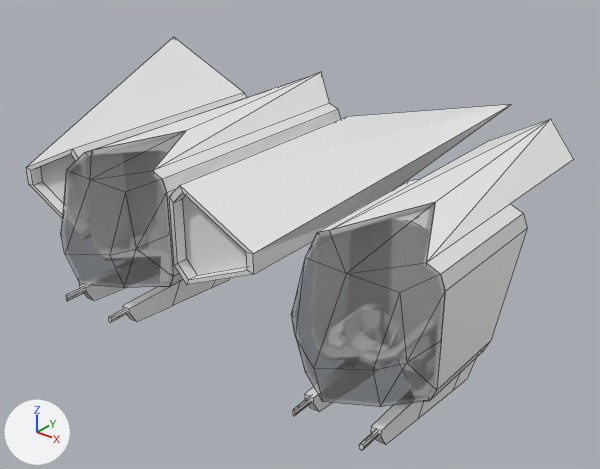
Renders of the Blender file nave.blend from each side of a commit.
One viewpoint serves both versions: a 50 mm lens placed at (14.68, -18.15, 10.11), pointed at (1.88, -2.14, 0.19). Every picture has the same lights, and +X, +Y and +Z are marked at lower left. Mesh edges are drawn as thin lines.
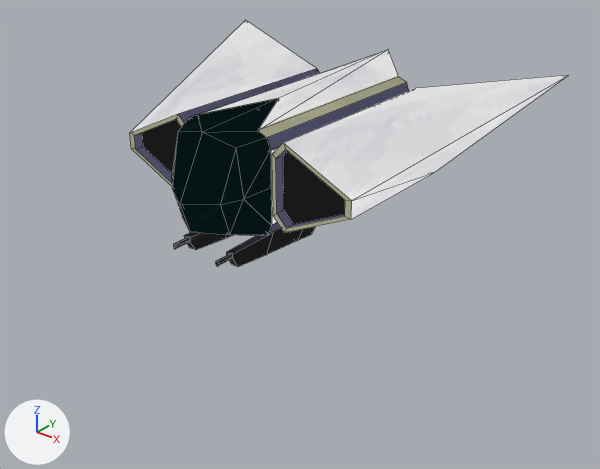
Where the newer file only moved an object's origin or applied its transform, the numbers keep the older frame.

Boxes [x1, y1, x2, y2] around the edits, measured in the pictures (600 x 469 px; the box of a moved part takes in the faces that stretch with it):
'Cube.001', reshaped, moved, rescaled, modifiers changed (10% narrower, 14% shorter): before [26, 37, 512, 285]; after [130, 20, 568, 233]
'Sphere.001', surface changed, reshaped, moved (30% narrower, 33% shorter): before [291, 202, 445, 407]; after [172, 98, 279, 236]
'Cube.007', deleted: before [318, 119, 574, 399]
'Sphere', deleted: before [61, 131, 186, 288]
'Cube', reshaped, moved, rescaled (15% narrower, 14% shorter): before [94, 72, 341, 285]; after [198, 50, 409, 234]
'Cube.008', recoloured, moved, rescaled (13% narrower, 11% shorter): before [66, 278, 229, 323]; after [173, 227, 315, 267]
'Cube.009', deleted: before [292, 358, 476, 450]
part 3 of me_sphere_001, moved or reshaped: before [291, 259, 445, 407]; after [172, 138, 272, 236]
part 4 of me_sphere_001, moved or reshaped: before [295, 202, 440, 370]; after [172, 98, 279, 205]

The change, as a list of edits to the scene's bpy script:
```text
Change mat_material_002:
    where n0 = _N.new('ShaderNodeOutputMaterial'); n0.name = 'Material Output'
    remove n1 = _N.new('ShaderNodeBsdfTransparent'); n1.name = 'Transparent BSDF'
    remove n1.inputs[0].default_value = (0.8, 0.8, 0.8, 1.0)  # 'Color', white #e7e7e7
    remove _L.new(n1.outputs[0], n0.inputs[0])  # 'BSDF' to 'Surface'
    add n2 = _N.new('ShaderNodeEmission'); n2.name = 'Emission'
    add n3 = _N.new('ShaderNodeTexImage'); n3.name = 'Image Texture'
    add n3.image = img_tx_glass
    add n3.interpolation = 'Closest'
    add _L.new(n2.outputs[0], n0.inputs[0])  # 'Emission' to 'Surface'
    add _L.new(n3.outputs[0], n2.inputs[0])  # 'Color' to 'Color'
Change me_cube_011:
    where me_cube_011.from_pydata(...)  # 88 vertices, 64 faces; spans x -8.5..8.5, y -1.3..1.5, z -4.3..1.5
    used by ob_cube_008; location = (0.0, -5.76, -0.39); scale = (0.113, 1.68, -0.23)
    me_cube_011 part 5: the whole mesh is scaled about its middle by (0.113, 1.68, -0.23), then moved by (0.0, -2.1, 1.4)
    add me_cube_011.materials.append(mat_material_016)  # picture img_tx_guns
Change me_cube:
    used by ob_cube; location = (0.0, -3.6, 1.7); scale = (1.5, 6.49, 1.5)
    remove me_cube.from_pydata(...)  # 84 vertices, 74 faces; spans x -1.0..1.0, y -0.45..0.74, z -1.19..1.33
    remove me_cube.materials.append(mat_material)  # white #e7e7e7
    add me_cube.from_pydata(...)  # 87 vertices, 78 faces; spans x -1.5..1.5, y -2.89..4.8, z -0.08..3.71
    me_cube part 1: 84 vertices removed from x -1.0..1.0, y -0.45..0.74, z -1.19..1.33; 87 vertices added at x -1.5..1.5, y -2.89..4.8, z -0.08..3.71
    add me_cube.materials.append(mat_m_body)  # picture img_tx_body
Change me_cube_001:
    used by ob_cube_001; location = (0.0, -2.28, 1.78); scale = (1.26, 4.17, 1.26)
    remove me_cube_001.from_pydata(...)  # 36 vertices, 32 faces; spans x 1.21..4.85, y -1.0..0.81, z -1.0..1.68
    add me_cube_001.from_pydata(...)  # 72 vertices, 72 faces; spans x -6.13..6.13, y -2.85..4.7, z 0.51..3.9
    me_cube_001 part 2: the whole mesh is rebuilt
    add me_cube_001.materials.append(mat_m_wings)  # picture img_tx_wings
Change me_sphere_001:
    remove me_sphere_001.from_pydata(...)  # 28 vertices, 26 faces; spans x -1.5..1.5, y -1.52..2.47, z -1.45..1.72
    add me_sphere_001.from_pydata(...)  # 28 vertices, 26 faces; spans x -1.5..1.5, y -4.74..-0.75, z 0.18..3.35
    me_sphere_001 part 3: 27 of the vertices in x -1.5..1.5, y -1.52..2.47, z -1.45..1.72 are moved by (0.0, -3.22, 1.63)
    me_sphere_001 part 4: the 1 vertex in x 0.0, y -0.58, z 1.36 is moved by (0.0, -3.22, 1.81)
Change ob_cube_008:
    ob_cube_008.scale: (0.113, 1.68, -0.23) -> (1.0, 1.0, 1.0)
    ob_cube_008.location: (0.0, -5.76, -0.39) -> (0.0, 0.0, 0.0)
Change ob_cube:
    ob_cube.scale: (1.5, 6.49, 1.5) -> (1.0, 1.0, 1.0)
    ob_cube.location: (0.0, -3.6, 1.7) -> (0.0, 0.0, 0.0)
Change ob_cube_001:
    ob_cube_001.scale: (1.26, 4.17, 1.26) -> (1.0, 1.0, 1.0)
    remove _m = ob_cube_001.modifiers.new('Mirror', 'MIRROR')
    ob_cube_001.location: (0.0, -2.28, 1.78) -> (0.0, 0.0, 0.0)
Remove ob_sphere:
    ob_sphere = bpy.data.objects.new('Sphere', me_sphere)
Change ob_sphere_001:
    ob_sphere_001.location: (7.15, -6.82, 1.63) -> (0.0, 0.0, 0.0)
Remove ob_cube_007:
    ob_cube_007 = bpy.data.objects.new('Cube.007', me_cube_010)
Remove ob_cube_009:
    ob_cube_009 = bpy.data.objects.new('Cube.009', me_cube_012)
```
